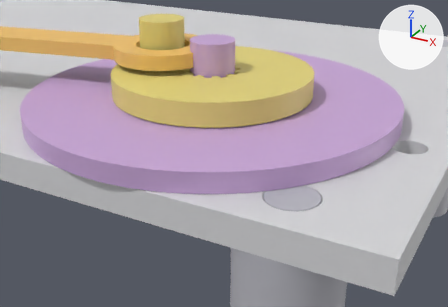
Renders of the Blender file Стенд_сборка.blend from each side of a commit.
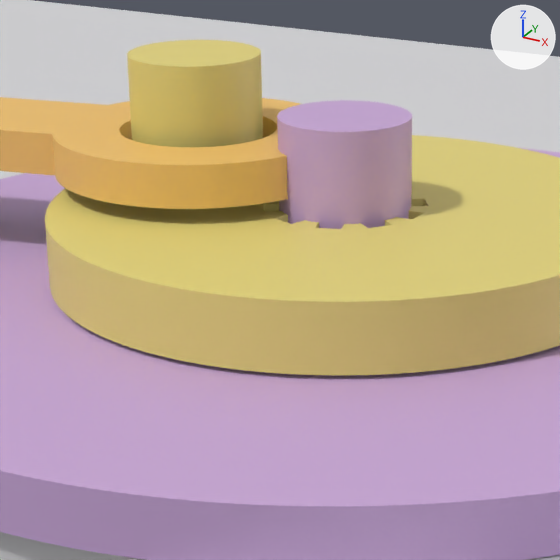
Each version is shown from a 50 mm camera at (261.8, -72.2, 26.6) aimed at (232.2, -18.2, -0.4), then close up on the part from 21% to 64% of the width and 0% to 62% of the height. The lights are fixed; the arrows at upper right show +X, +Y and +Z. The first two pictures are the older version.

In view in the first close-up: 'ptest_crank_r65_v2', 'ptest_plate_v2', 'ptest_plug_v2', 'ptest_shatun_v2' and 1 more.
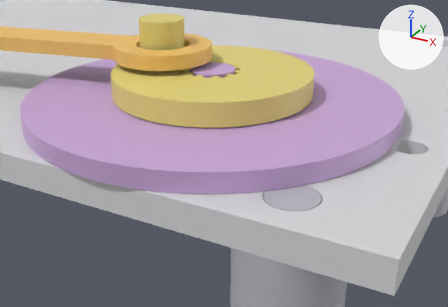
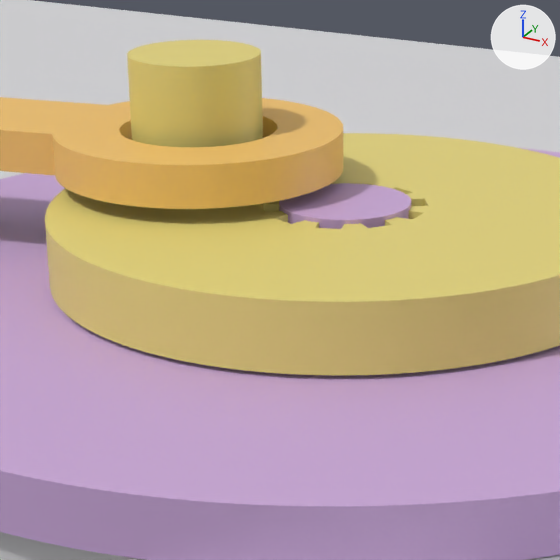
Edits to the scene script, one JSON object a line:
```json
{"block": "me_ptest_plug_v2", "where": "# used by ob_ptest_plug_v2; location = (229.0, -15.0, 3.05)"}
{"op": "remove", "block": "me_ptest_plug_v2", "code": "me_ptest_plug_v2.from_pydata(...)  # 756 vertices, 1508 faces; spans x -20.5..20.5, y -20.5..20.5, z -3.0..8.0"}
{"op": "add", "block": "me_ptest_plug_v2", "code": "me_ptest_plug_v2.from_pydata(...)  # 756 vertices, 1508 faces; spans x -20.5..20.5, y -20.5..20.5, z -3.0..4.8"}
{"block": "me_ptest_plug_v2", "change": "me_ptest_plug_v2 part 1: all 126 vertices in x -2.5..2.5, y -2.4..2.4, z 8.0 are moved by (0.0, 0.0, -3.2)"}
```

Boxes (x1, y1, x2, y2) around the edits, measured in the close-ups (560 x 560 px; the box of a moved part takes in the faces that stretch with it):
```json
{"object": "ptest_plug_v2", "change": "reshaped", "before": [0, 100, 560, 560], "after": [0, 148, 560, 560]}
{"part": 1, "of": "me_ptest_plug_v2", "change": "moved or reshaped", "before": [277, 100, 412, 229], "after": [279, 183, 411, 229]}
```
